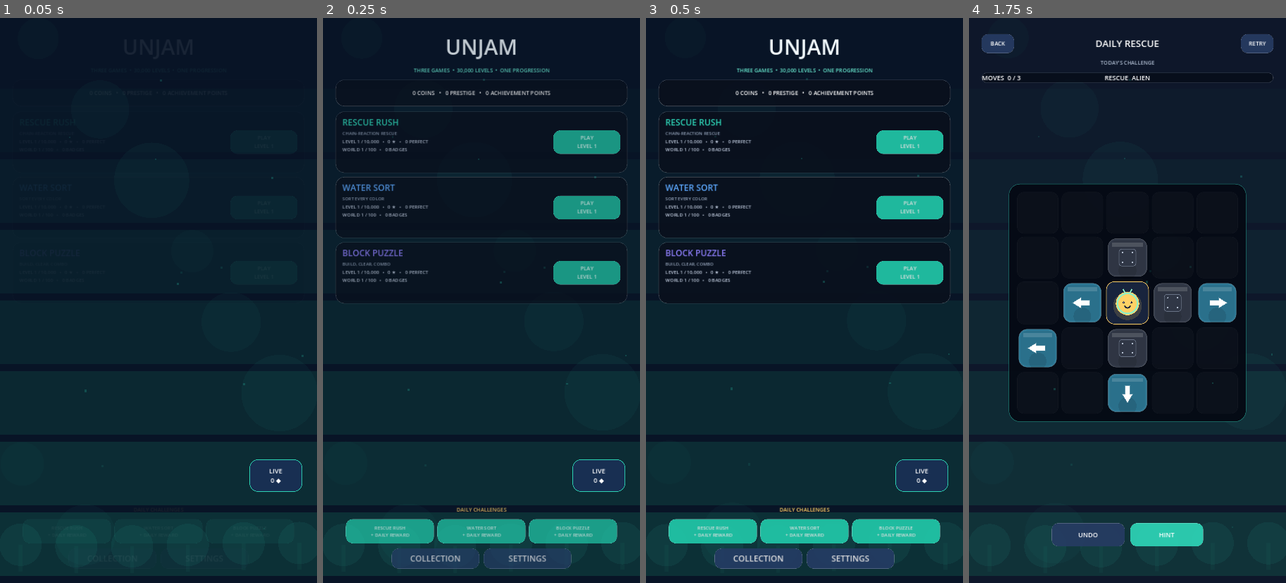
Above: before the commit, frames 1-4 (left to right).
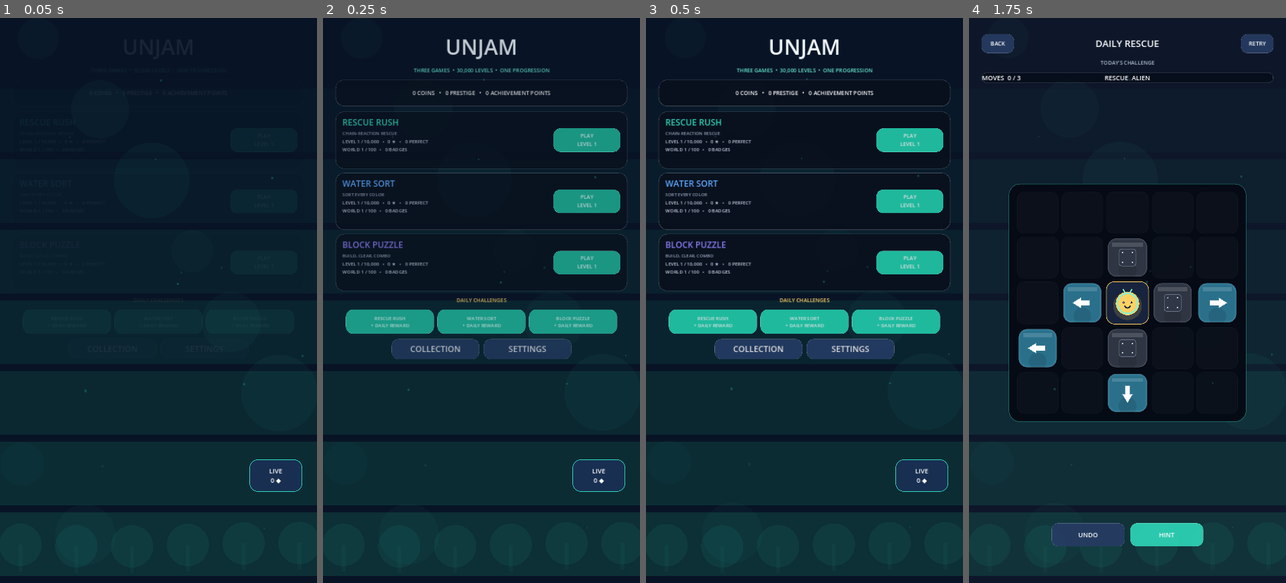
Above: after the commit, the same moments.

Repository: eghosa001/unjam
Game: Godot game, scene res://scenes/Main.tscn
Same seed, same stepped clock (60 frames per second), same inputs: the game is played once before the commit and once after it.
Inputs:
- Up to frame 1 (0.05 s): no input
- Up to frame 2 (0.25 s): no input
- Up to frame 3 (0.5 s): no input
- Up to frame 4 (1.75 s): click "RESCUE RUSH + DAILY REWARD" at 0.5 s; click "RETRY" at 1.25 s

The runs differ from the first frame. In frame 2, 15% of the frame differs, in the area x 4-96%, y 19-98%; in frame 3, 15%; in frame 4, nothing differs.
Error after the commit: Invalid call. Nonexistent function 'load_checkpoint' in base 'Node (multi_game_manager.gd)'. (res://scripts/ui/robust_main.gd:344)

Commit message:
Tighten three-game dashboard layout

Diff:
--- a/scripts/ui/robust_main.gd
+++ b/scripts/ui/robust_main.gd
@@ -47,7 +47,6 @@
 	shared.add_child(shared_label)
 
 	var games := VBoxContainer.new()
-	games.size_flags_vertical = Control.SIZE_EXPAND_FILL
 	games.add_theme_constant_override("separation", 12)
 	root.add_child(games)
 	_add_game_card(games, "rescue_rush", Color("2dd4b6"), "CHAIN-REACTION RESCUE")
@@ -87,7 +86,7 @@
 
 func _add_game_card(parent: VBoxContainer, game_id: String, accent: Color, subtitle_text: String) -> void:
 	var progress := MultiGameManager.progress_for(game_id)
-	var panel := add_glass_card(parent, Vector2(0, 210))
+	var panel := add_glass_card(parent, Vector2(0, 196))
 	var margin := MarginContainer.new()
 	margin.add_theme_constant_override("margin_left", 22)
 	margin.add_theme_constant_override("margin_right", 22)
@@ -341,17 +340,8 @@
 
 func _checkpoint_for(game_id: String) -> Dictionary:
 	if game_id == "rescue_rush":
-		return _valid_rescue_checkpoint()
-	return MultiGameManager.checkpoint(game_id)
-
-func _valid_rescue_checkpoint() -> Dictionary:
-	var raw = SaveManager.data.get("active_run", {})
-	if not raw is Dictionary or raw.is_empty(): return {}
-	var checkpoint: Dictionary = raw
-	var level := int(checkpoint.get("level", 0))
-	if level < 1 or level > LevelManager.CAMPAIGN_LEVELS: return {}
-	if bool(checkpoint.get("daily", false)) and String(checkpoint.get("daily_key", "")) != DailyChallenge.date_key(): return {}
-	return checkpoint
+		return SaveManager.data.get("active_run", {})
+	return MultiGameManager.load_checkpoint(game_id)
 
 func resume_game(game_id: String) -> void:
 	var checkpoint := _checkpoint_for(game_id)
